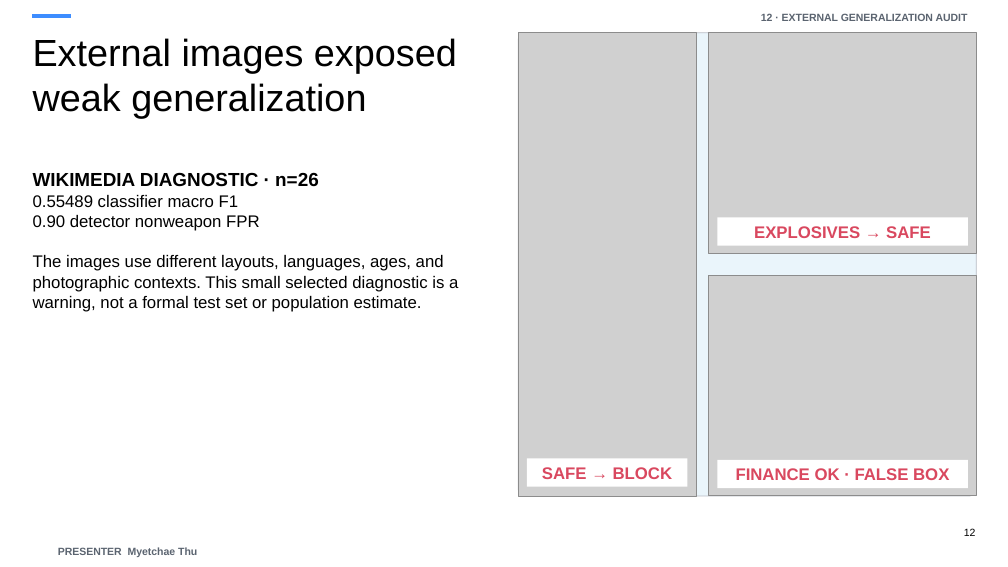
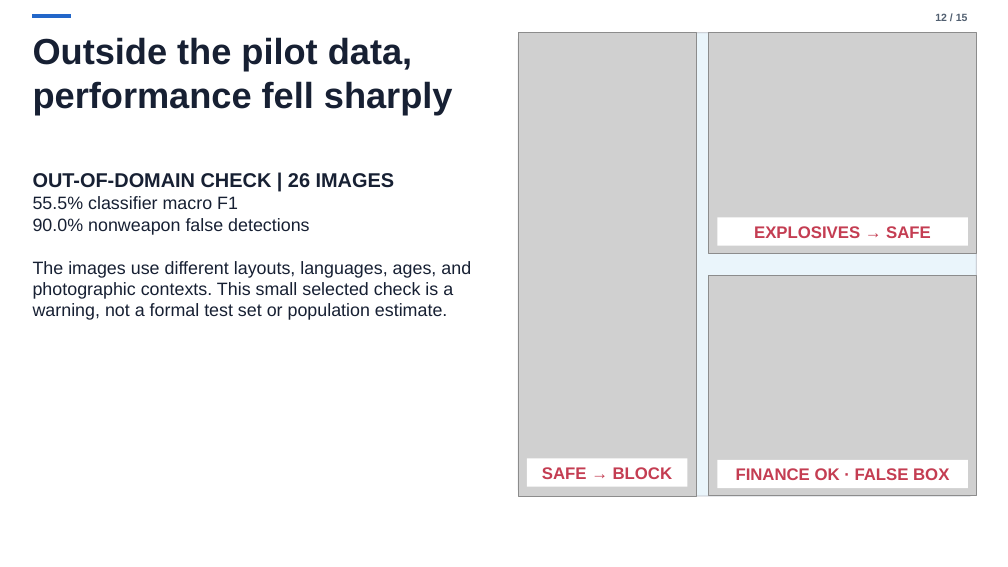
Before and after one commit to Swarnaditya-Maitra/MS_DSP_462_ComputerVision_ad-safety-moderation-pipeline, a slide deck: slide 12 of outputs/presentation/ad_safety_management_presentation.pptx. Drawn at 1008x567 pixels with LibreOffice and Linux fonts; fonts in the diff are those of the drawing; grey boxes stand for pictures. Boxes give left, top, right and bottom in pixels: in the first picture for what was removed or moved away, otherwise in the second. Text is boxed around its words. In the diff, an @@ line names an element or a change of style, - is before the commit and + after.

```diff
--- a/outputs/presentation/ad_safety_management_presentation.pptx
+++ b/outputs/presentation/ad_safety_management_presentation.pptx
@@ rectangle at [33,14,70,17]: fill #3D8DFF to #2367C9; outline #3D8DFF 0 pt to #2367C9 0 pt @@
@@ text removed at [761,13,968,21] @@
-12 · EXTERNAL GENERALIZATION AUDIT
@@ text "12 / 15" at [935,13,968,21]: vertical alignment bottom to middle @@
@@ text at [935,13,968,21]: text changed; text colour #000000 to #526071; bold on @@
-12
+12 / 15
@@ text at [33,37,453,114]: text changed; size 36 to 34.5 pt; text colour #000000 to #172033; bold on @@
-External images exposed
-weak generalization
+Outside the pilot data,
+performance fell sharply
@@ text at [33,173,471,320]: text changed; size 16 to 17 pt; text colour #000000 to #172033 @@
-WIKIMEDIA DIAGNOSTIC · n=26
-0.55489 classifier macro F1
-0.90 detector nonweapon FPR
-The images use different layouts, languages, ages, and photographic contexts. This small selected diagnostic is a warning, not a formal test set or population estimate.
+OUT-OF-DOMAIN CHECK | 26 IMAGES
+55.5% classifier macro F1
+90.0% nonweapon false detections
+The images use different layouts, languages, ages, and photographic contexts. This small selected check is a warning, not a formal test set or population estimate.
@@ text colour #D9485F to #C43D52 in 3 elements at [527,458,687,487], [718,218,968,247], [718,460,968,488] @@
@@ text removed at [58,547,197,557] @@
-PRESENTER Myetchae Thu
```
Also in this commit, not shown: 9 other slides changed, 5 slides added, 5 slides removed, 13 other files.
